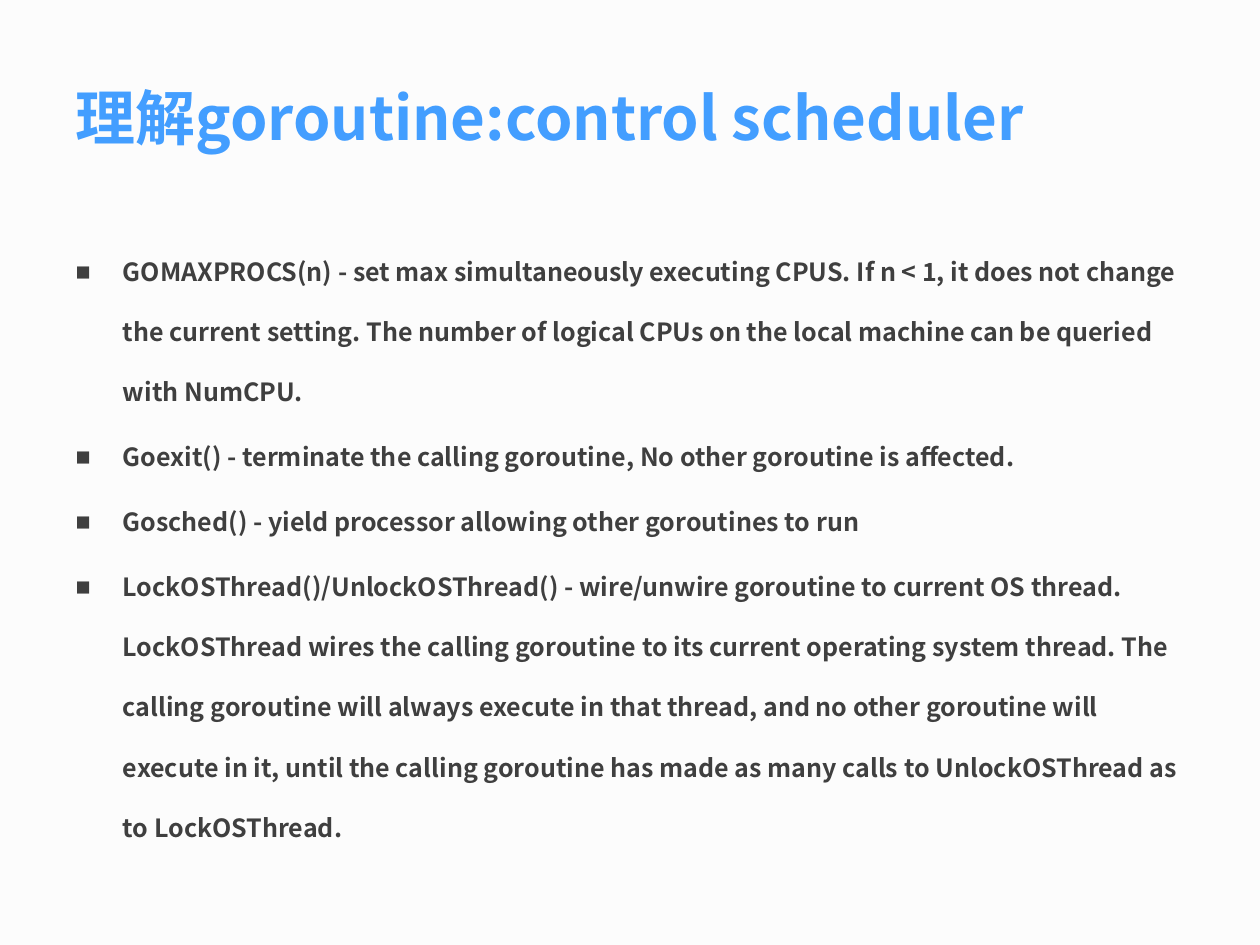
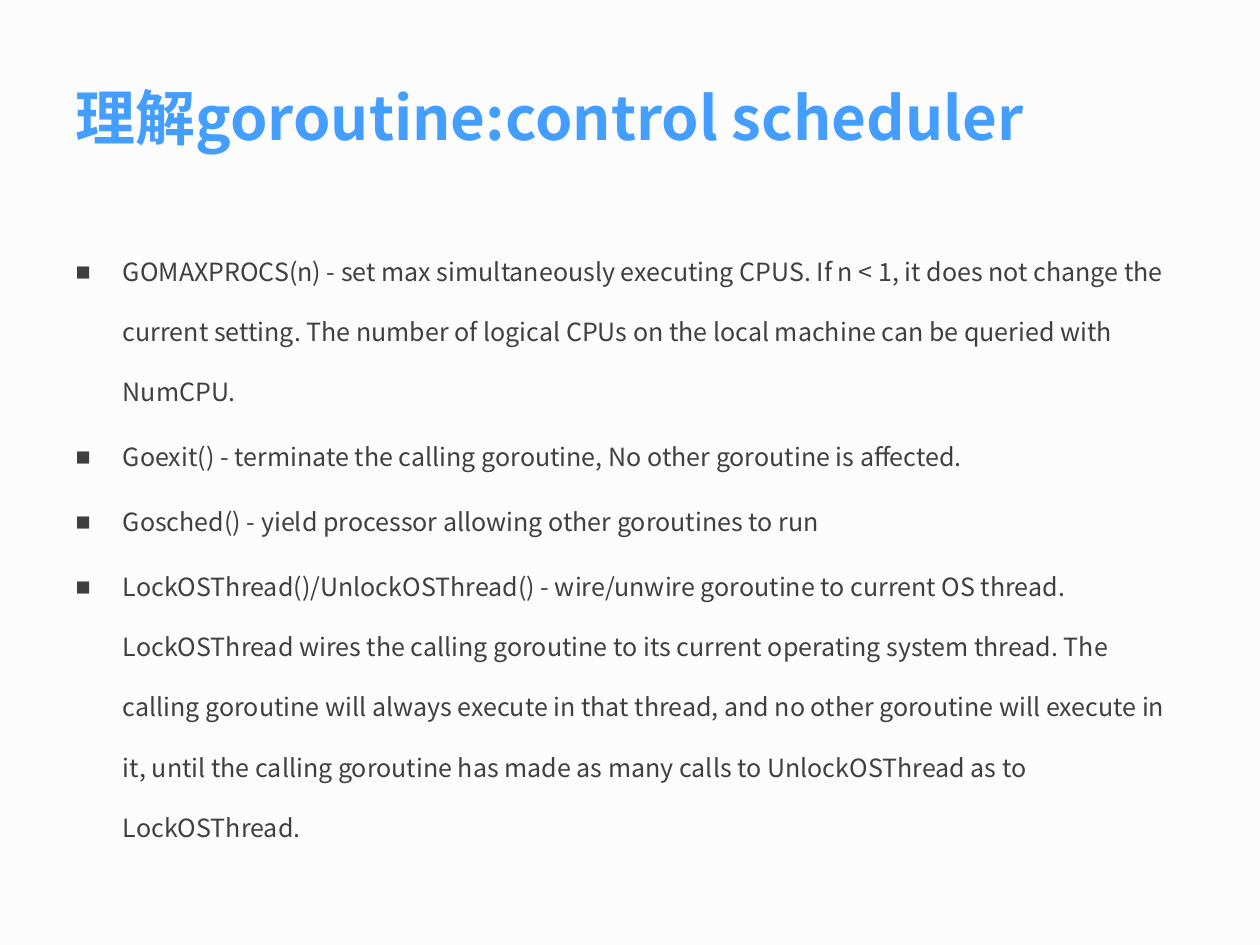
Before and after one commit to yuleihua/learn_golang, a slide deck: slide 8 of Golang同步机制.pptx. Drawn at 1260x945 pixels with LibreOffice and Linux fonts; fonts in the diff are those of the drawing. Boxes give left, top, right and bottom in pixels: in the first picture for what was removed or moved away, otherwise in the second. Text is boxed around its words. In the diff, an @@ line names an element or a change of style, - is before the commit and + after.

```diff
--- a/Golang同步机制.pptx
+++ b/Golang同步机制.pptx
@@ text "GOMAXPROCS(n) - set max simultaneously ..." at <box>123,260,1164,838</box>: bold off @@
```
Also in this commit, not shown: 2 other slides changed, 2 slides added, 1 other file.
